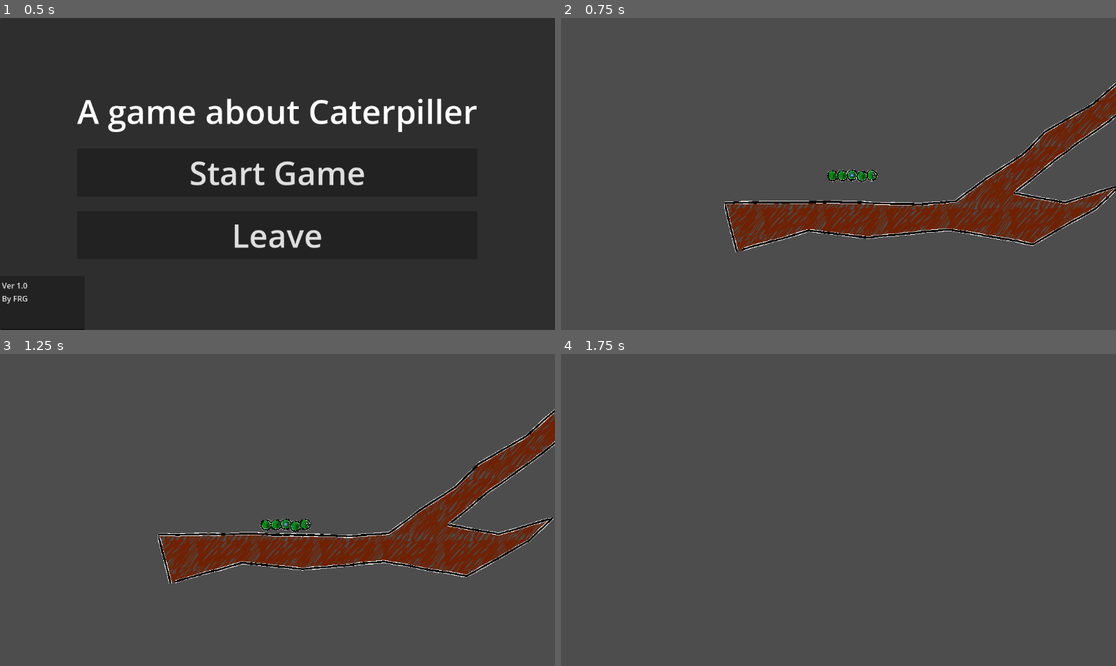
Above: before the commit, frames 1-4 (two rows, left to right).
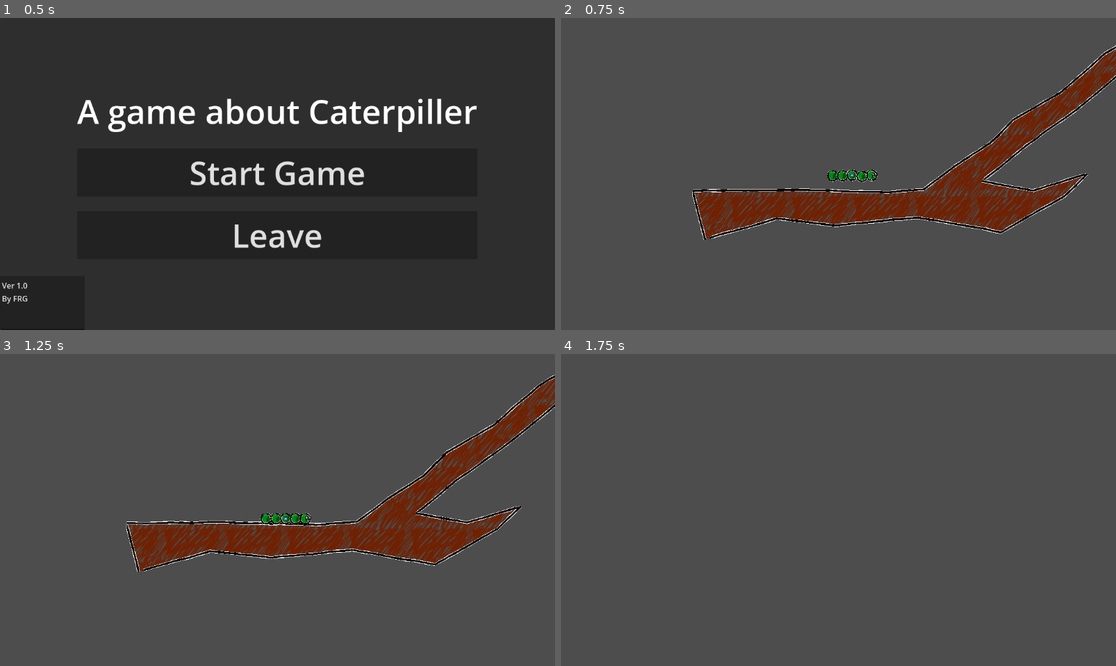
Above: after the commit, the same moments.

Repository: LoreNyanski/totem_gamejam_26
Game: Godot game, scene res://Scenes/mainMenu.tscn
Two runs of this game, one before a commit and one after it. Both use one fixed random seed, a clock stepped at 60 frames per second and the inputs below. The engine's default icon, where the game draws it, is replaced by a stand-in: a white triangle on a blue panel in a dark square.
Inputs (mouse positions are in pixels of both pictures, inside the frame that each line leads up to):
- Up to frame 1 (0.5 s): no input
- Up to frame 2 (0.75 s): click "Start Game" at 0.5 s
- Up to frame 3 (1.25 s): no input
- Up to frame 4 (1.75 s): move the mouse to (866, 510) at 1.27 s; hold P (blows up) from 1.28 s (still down); tap A (Grip1) at 1.35 s

Frame 1 is identical in both runs. In frame 2, 13% of the frame differs, in the area x 23-100%, y 8-76%; in frame 3, 14%, in the area x 22-100%, y 6-74%; in frame 4, nothing differs.

Commit message:
ungrippable

Diff:
--- a/Scenes/environment.tscn
+++ b/Scenes/environment.tscn
@@ -2,9 +2,13 @@
 
 [ext_resource type="PackedScene" uid="uid://bf2gnjahi7btk" path="res://Scenes/tree_visuals.tscn" id="1_km3fo"]
 [ext_resource type="Texture2D" uid="uid://bgoyg7q4frchh" path="res://Assests/Tree_bark_repeating.png" id="2_mfu5p"]
+[ext_resource type="Script" uid="uid://38ufnkeobyf2" path="res://Scripts/ungrippable.gd" id="3_a65fu"]
 
 [sub_resource type="RectangleShape2D" id="RectangleShape2D_6b2n3"]
 size = Vector2(1742, 53)
+
+[sub_resource type="RectangleShape2D" id="RectangleShape2D_ukl56"]
+size = Vector2(427, 46)
 
 [node name="Environment" type="Node2D" unique_id=1397730141]
 
@@ -52,3 +56,11 @@
 [node name="TreeVisuals" parent="." unique_id=1820067264 instance=ExtResource("1_km3fo")]
 texture = ExtResource("2_mfu5p")
 polygon = PackedVector2Array(399, 670, 374, 569, 571, 567, 774, 572, 852, 566, 919, 517, 991, 470, 1039, 422, 1139, 364 …(195 unchanged characters)…
+
+[node name="Ungrippable" type="StaticBody2D" parent="." unique_id=1094192559]
+script = ExtResource("3_a65fu")
+metadata/_custom_type_script = "uid://38ufnkeobyf2"
+
+[node name="CollisionShape2D" type="CollisionShape2D" parent="Ungrippable" unique_id=519212259]
+position = Vector2(654, 475)
+shape = SubResource("RectangleShape2D_ukl56")
--- a/Scenes/main.tscn
+++ b/Scenes/main.tscn
@@ -8,4 +8,4 @@
 [node name="Environment" parent="." unique_id=1397730141 instance=ExtResource("2_8gbba")]
 
 [node name="CaterThePillar" parent="." unique_id=1528928944 instance=ExtResource("3_8gbba")]
-position = Vector2(605, 509)
+position = Vector2(671, 534)
--- a/Scripts/segment_player_type.gd
+++ b/Scripts/segment_player_type.gd
@@ -37,6 +37,7 @@
 			var surface = ray.get_collider()
 			if surface != null:
 				if surface is not Char2DSeg:
+					if surface is Ungrippable: continue
 					start_grip(surface)
 					continue
 
--- /dev/null
+++ b/Scripts/ungrippable.gd
@@ -0,0 +1,2 @@
+extends StaticBody2D
+class_name Ungrippable
Not shown, added: Scripts/ungrippable.gd.uid
